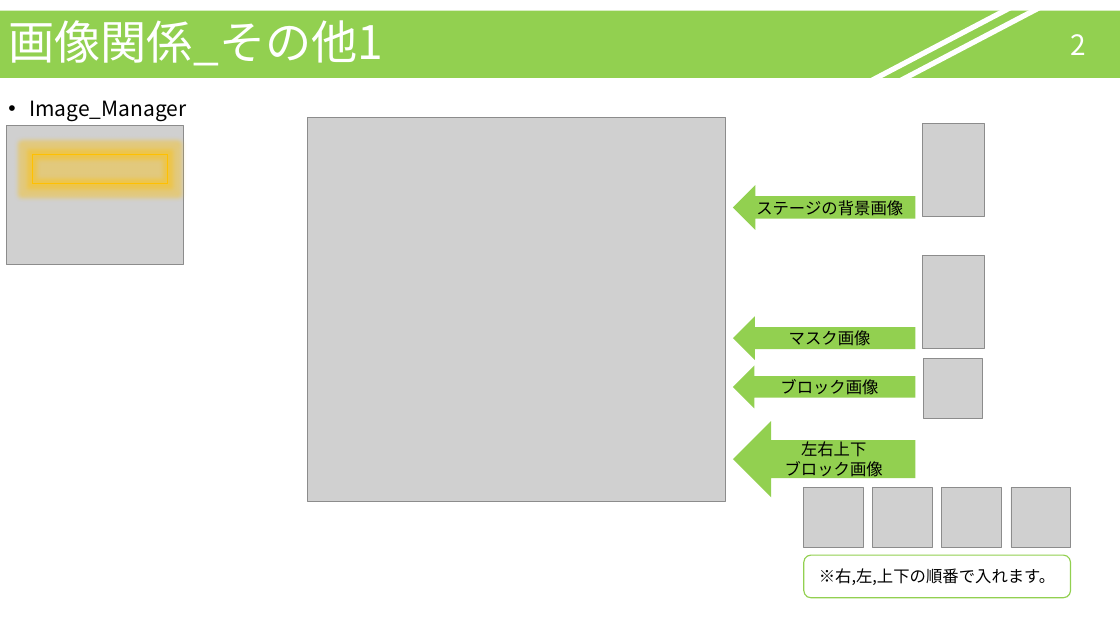
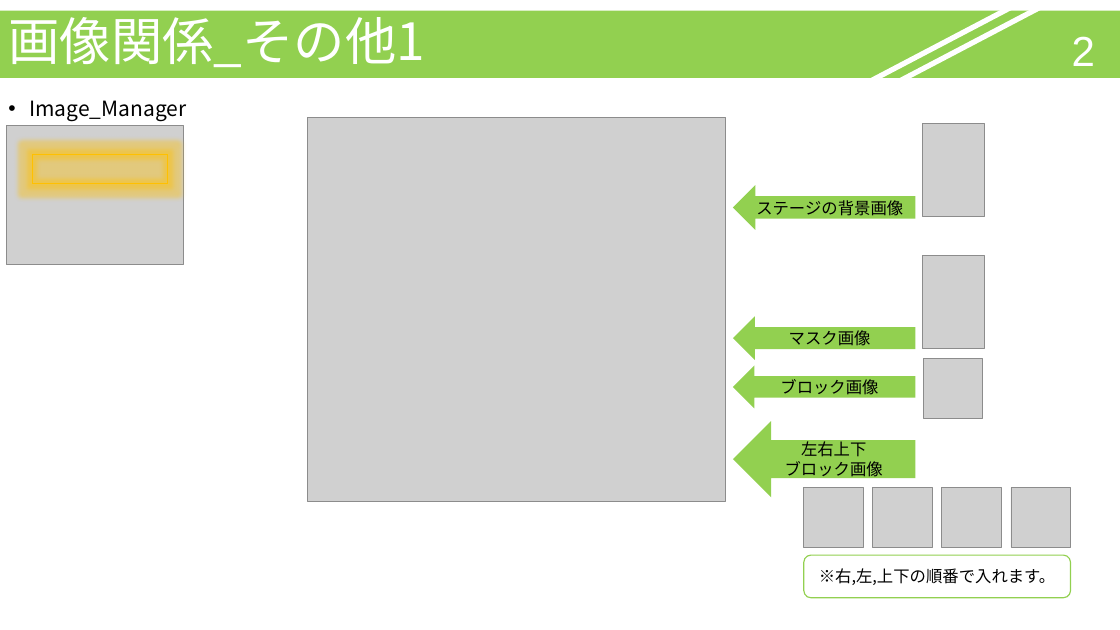
Before and after one commit to MorimotoMizuki/Gravity_Puzzle, a slide deck: slide 2 of 重力パズル_説明書.pptx. Drawn at 1120x630 pixels with LibreOffice and Linux fonts; fonts in the diff are those of the drawing; grey boxes stand for pictures. Boxes give left, top, right and bottom in pixels: in the first picture for what was removed or moved away, otherwise in the second. Text is boxed around its words. In the diff, an @@ line names an element or a change of style, - is before the commit and + after.

```diff
--- a/重力パズル_説明書.pptx
+++ b/重力パズル_説明書.pptx
@@ title "画像関係_その他1" at [0, 11, 1120, 78]: size 39.6 to 44 pt; proportions changed @@
@@ page number at [1072, 36, 1095, 66]: size 24 to 36 pt, font Noto Sans CJK JP to Arial; alignment centre to right @@
```
Also in this commit, not shown: 5 other slides changed, 1 other file.
